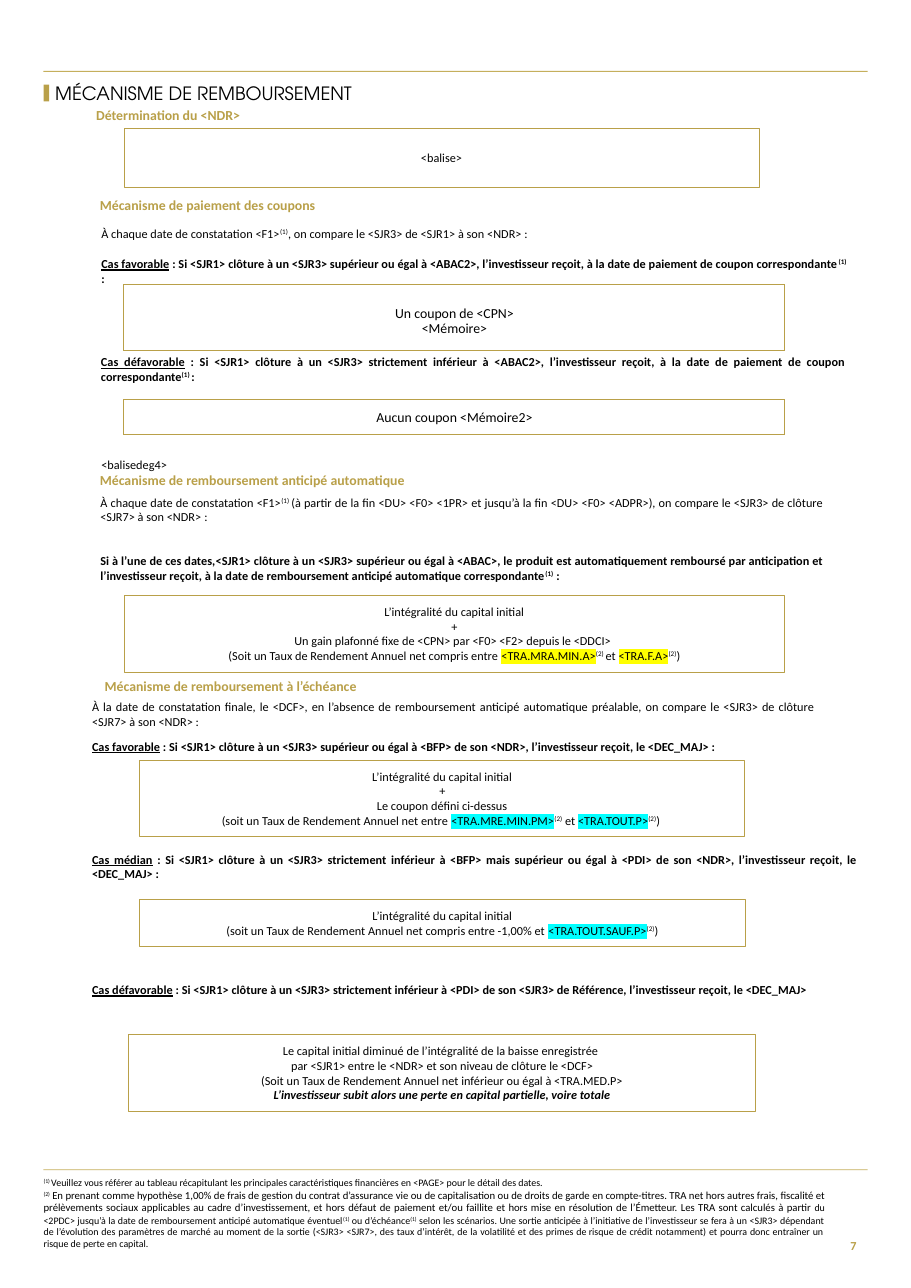
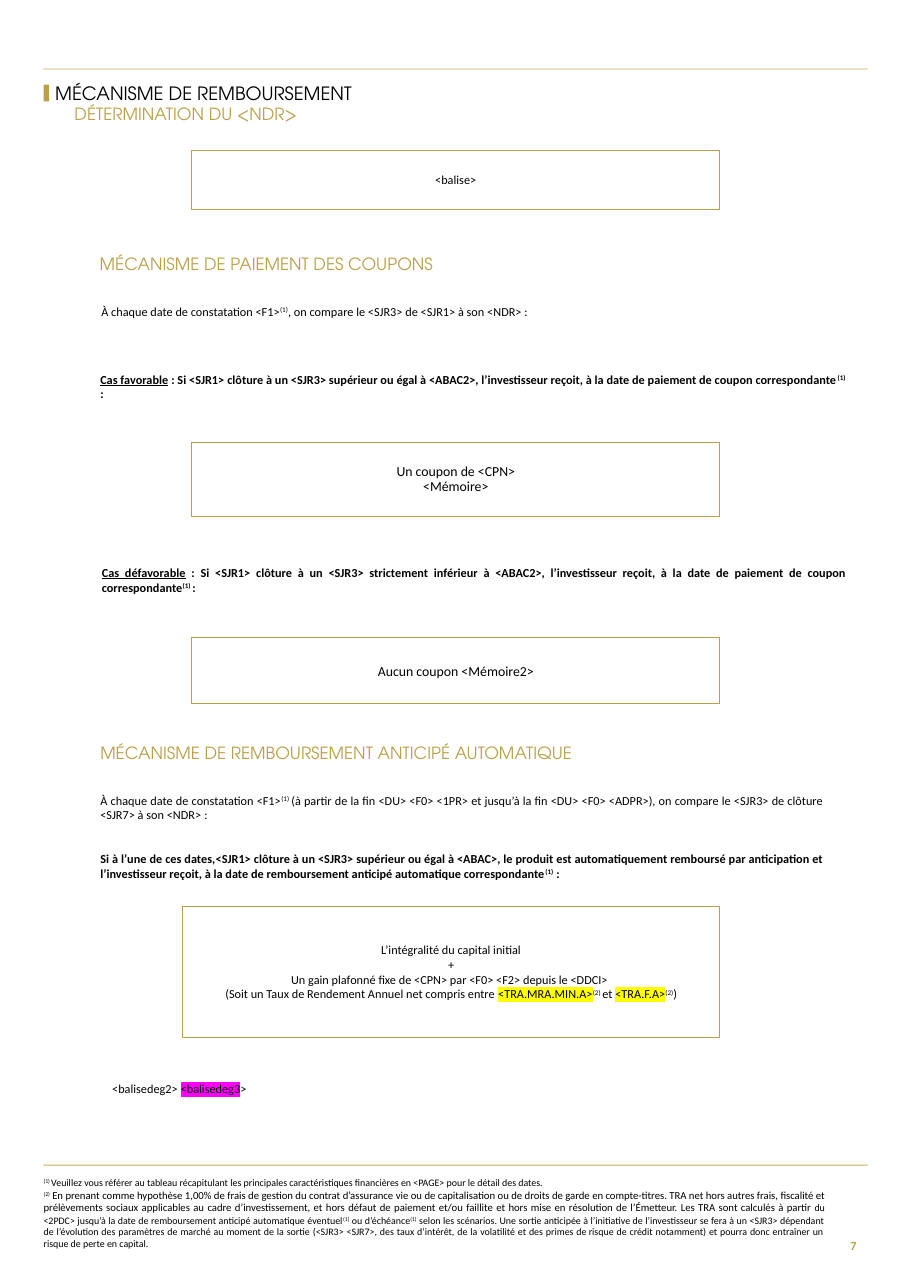
Before and after one commit to guillaumejacquin/Moulinette_Brochure_Equitim, a slide deck: slide 7 of Templates/goldman sachs fci.pptx. Drawn at 911x1288 pixels with LibreOffice and Linux fonts; fonts in the diff are those of the drawing; background and template pictures are left out. Boxes give left, top, right and bottom in pixels: in the first picture for what was removed or moved away, otherwise in the second. Text is boxed around its words. In the diff, an @@ line names an element or a change of style, - is before the commit and + after.

```diff
--- a/Templates/goldman sachs fci.pptx
+++ b/Templates/goldman sachs fci.pptx
@@ rectangle removed at (43,71,867,72) @@
@@ rectangle added at (43,68,867,69), fill #C5AF5C @@
@@ text at (74,104,297,122): text changed; size 9 to 11 pt; font Calibri to TeX Gyre Adventor; bold off @@
-  Détermination du <NDR>
+  DÉTERMINATION DU <NDR>
@@ rectangle "<balise>": place and size @@
-rectangle "<balise>" at (124,129,759,188)
+rectangle "<balise>" at (192,150,719,209)
@@ text at (100,254,433,270): text changed; size 9 to 11 pt; font Calibri to TeX Gyre Adventor; bold off @@
-  Mécanisme de paiement des coupons
+  MÉCANISME DE PAIEMENT DES COUPONS
@@ text "À chaque date de constatation ...": place and size @@
-text "À chaque date de constatation ..." at (101,227,521,240)
+text "À chaque date de constatation ..." at (101,306,521,318)
@@ text "Cas favorable : Si <SJR1> ...": place and size @@
-text "Cas favorable : Si <SJR1> ..." at (101,259,847,271)
+text "Cas favorable : Si <SJR1> ..." at (100,375,846,386)
@@ rectangle "Un coupon de <CPN>": place and size @@
-rectangle "Un coupon de <CPN>" at (124,285,785,351)
+rectangle "Un coupon de <CPN>" at (192,443,719,517)
@@ text removed at (101,460,167,471) @@
-<balisedeg4>
@@ text "Cas défavorable : Si <SJR1> ...": place and size @@
-text "Cas défavorable : Si <SJR1> ..." at (101,357,845,383)
+text "Cas défavorable : Si <SJR1> ..." at (102,568,846,594)
@@ rectangle "Aucun coupon <Mémoire2>": place and size @@
-rectangle "Aucun coupon <Mémoire2>" at (124,400,785,434)
+rectangle "Aucun coupon <Mémoire2>" at (192,638,719,703)
@@ text removed at (105,681,357,691) @@
-Mécanisme de remboursement à l’échéance
@@ text removed at (92,701,814,726) @@
-À la date de constatation finale, le <DCF>, en l’absence de remboursement anticipé automatique préalable, on compare le <SJR3> de clôture <SJR7> à son <NDR> :
@@ text removed at (92,742,709,753) @@
-Cas favorable : Si <SJR1> clôture à un <SJR3> supérieur ou égal à <BFP> de son <NDR>, l’investisseur reçoit, le <DEC_MAJ> :
@@ text at (100,743,572,759): text changed; size 9 to 11 pt; font Calibri to TeX Gyre Adventor; bold off @@
-  Mécanisme de remboursement anticipé automatique
+  MÉCANISME DE REMBOURSEMENT ANTICIPÉ AUTOMATIQUE
@@ rectangle removed at (140,760,745,837) @@
-L’intégralité du capital initial
-+
-Le coupon défini ci-dessus
-(soit un Taux de Rendement Annuel net entre <TRA.MRE.MIN.PM>(2) et <TRA.TOUT.P>(2))
@@ text "À chaque date de constatation ...": place and size @@
-text "À chaque date de constatation ..." at (100,497,822,582)
+text "À chaque date de constatation ..." at (100,795,822,880)
@@ text removed at (92,855,856,880) @@
-Cas médian : Si <SJR1> clôture à un <SJR3> strictement inférieur à <BFP> mais supérieur ou égal à <PDI> de son <NDR>, l’investisseur reçoit, le <DEC_MAJ> :
@@ rectangle removed at (139,900,745,947) @@
-L’intégralité du capital initial
-(soit un Taux de Rendement Annuel net compris entre -1,00% et <TRA.TOUT.SAUF.P>(2))
@@ rectangle "L’intégralité du capital initial": place and size @@
-rectangle "L’intégralité du capital initial" at (124,595,785,672)
+rectangle "L’intégralité du capital initial" at (183,907,720,1037)
@@ text removed at (92,985,807,997) @@
-Cas défavorable : Si <SJR1> clôture à un <SJR3> strictement inférieur à <PDI> de son <SJR3> de Référence, l’investisseur reçoit, le <DEC_MAJ>
@@ rectangle removed at (129,1034,756,1111) @@
-Le capital initial diminué de l’intégralité de la baisse enregistrée
-par <SJR1> entre le <NDR> et son niveau de clôture le <DCF>
-(Soit un Taux de Rendement Annuel net inférieur ou égal à <TRA.MED.P>
-L’investisseur subit alors une perte en capital partielle, voire totale
@@ text added at (112,1083,247,1097), 8 pt, text #000000 @@
+<balisedeg2> <balisedeg3>
@@ rectangle added at (43,1164,867,1165), fill #C5AF5C @@
@@ rectangle removed at (43,1170,867,1171) @@
```
Also in this commit, not shown: 12 other slides changed, 1 slide added, 39 other files.
